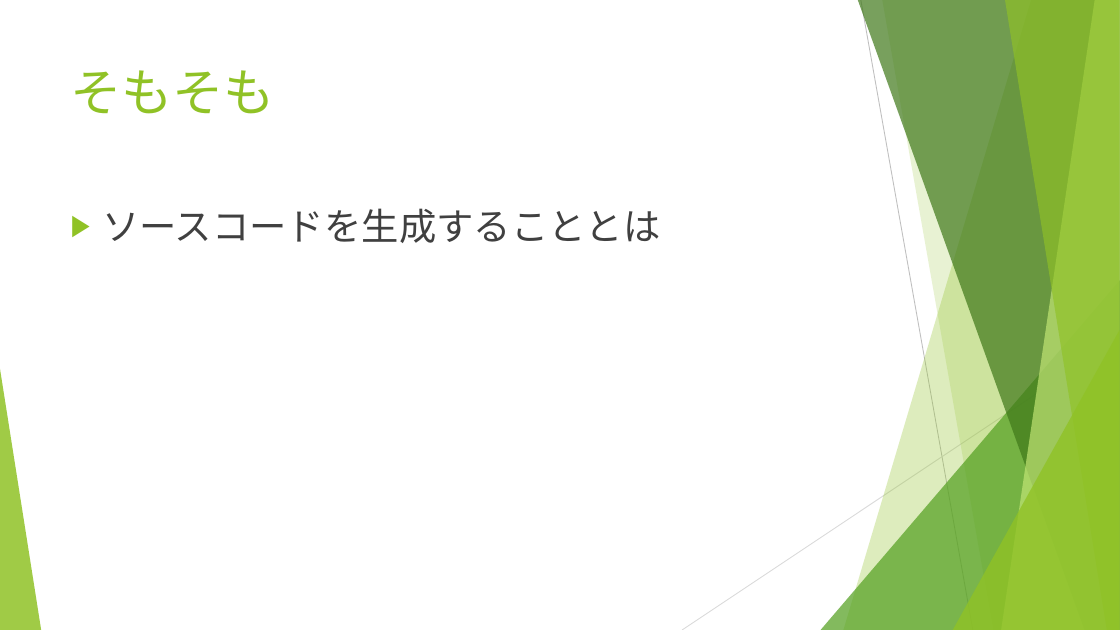
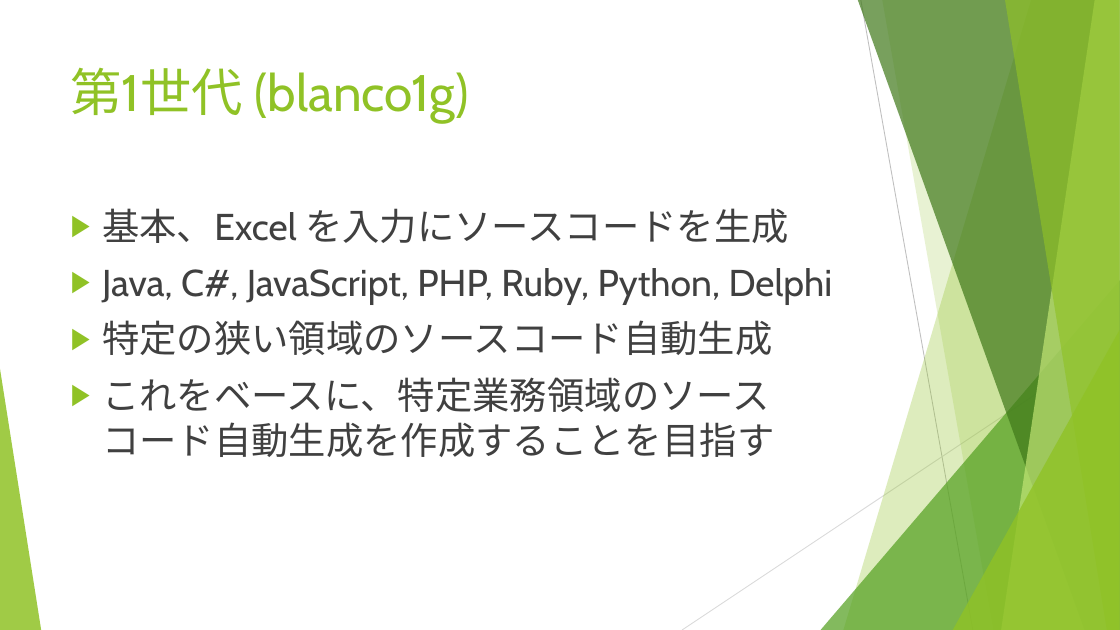
Before and after one commit to igapyon/docs, a slide deck: slide 3 of ppt/codegendev-blancofw.pptx (slide 2 before the commit). Drawn at 1120x630 pixels with LibreOffice and Linux fonts; fonts in the diff are those of the drawing. Boxes give left, top, right and bottom in pixels: in the first picture for what was removed or moved away, otherwise in the second. Text is boxed around its words. In the diff, an @@ line names an element or a change of style, - is before the commit and + after.

```diff
--- a/ppt/codegendev-blancofw.pptx
+++ b/ppt/codegendev-blancofw.pptx
@@ title at (71, 67, 469, 122): text changed @@
-そもそも
+第1世代 (blanco1g)
@@ text at (102, 208, 833, 457): text changed @@
-▶ ソースコードを生成することとは
+▶ 基本、Excel を入力にソースコードを生成
+▶ Java, C#, JavaScript, PHP, Ruby, Python, Delphi
+▶ 特定の狭い領域のソースコード自動生成
+▶ これをベースに、特定業務領域のソースコード自動生成を作成することを目指す
```
Also in this commit, not shown: 3 slides added.
